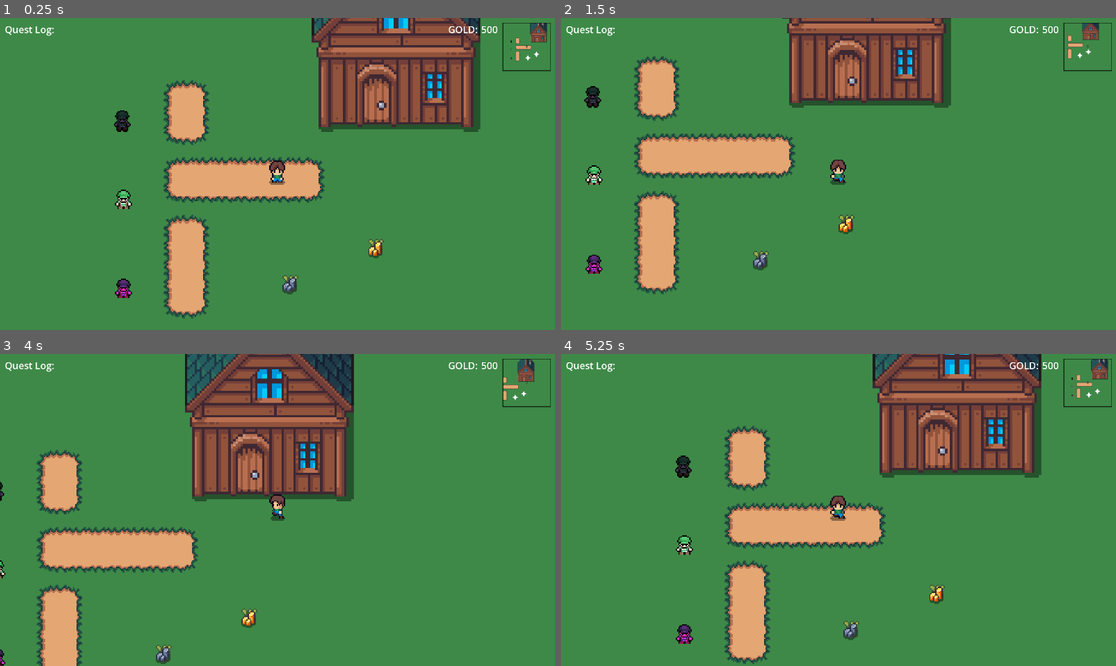
Above: before the commit, frames 1-4 (two rows, left to right).
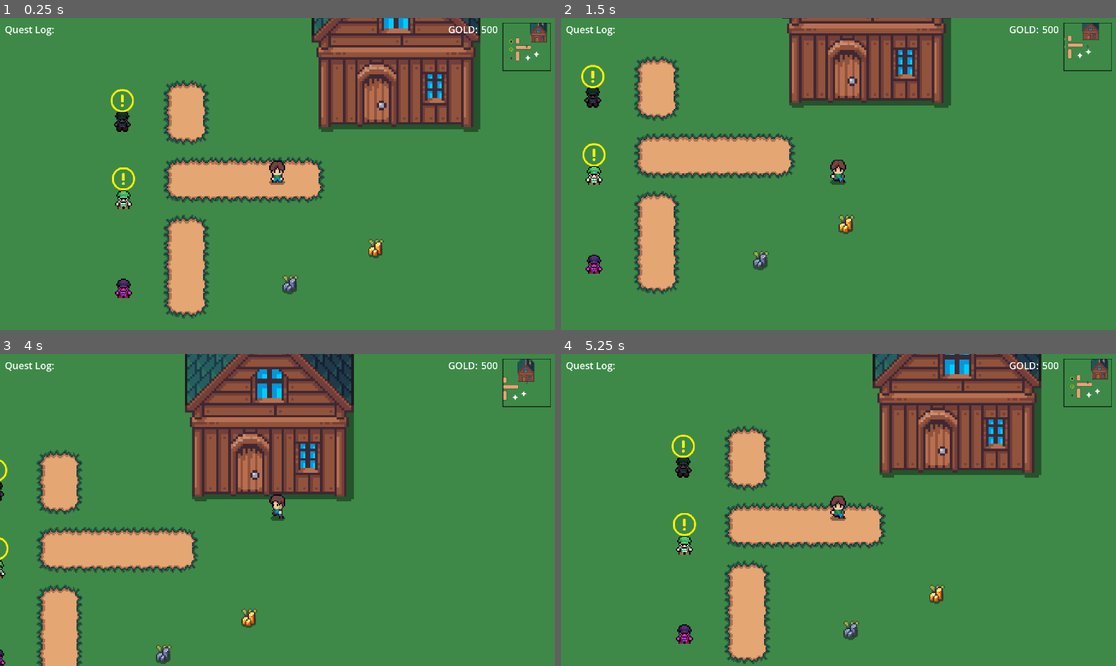
Above: after the commit, the same moments.

Repository: esasiela/hc-adventure-game
Game: Godot game, scene res://scenes/main.tscn
Two runs of this game, one before a commit and one after it. Both use one fixed random seed, a clock stepped at 60 frames per second and the inputs below.
Inputs (mouse positions are in pixels of both pictures, inside the frame that each line leads up to):
- Up to frame 1 (0.25 s): no input
- Up to frame 2 (1.5 s): tap Enter (ui_accept) at 0.5, 0.77 s; move the mouse to (960, 158) at 0.52 s; hold Right (right) 0.53-1.28 s; hold R (interact) 0.53-1.28 s; click (960, 158) at 0.67 s; move the mouse to (727, 189) at 1.27 s; hold Down (down) from 1.28 s (still down); tap R (interact) at 1.35 s
- Up to frame 3 (4 s): tap Enter (ui_accept) at 1.52, 3.02, 3.77 s; move the mouse to (333, 441) at 2.02 s; release Down (down) at 2.03 s; hold Right (right) 2.03-2.78 s; hold R (interact) 2.03-2.78 s; move the mouse to (249, 572) at 2.77 s; hold Up (ui_up) 2.78-3.53 s; tap R (interact) at 2.85 s; click (249, 572) at 2.92 s; move the mouse to (444, 556) at 3.52 s; hold Left (left) from 3.53 s (still down); hold R (interact) from 3.53 s (still down)
- Up to frame 4 (5.25 s): move the mouse to (672, 463) at 4.27 s; release R (interact) at 4.28 s; tap R (interact) at 4.35 s; tap Enter (ui_accept) at 4.52 s; move the mouse to (866, 510) at 5.02 s; release Left (left) at 5.03 s; hold Down (down) from 5.03 s (still down); hold R (interact) from 5.03 s (still down); click (866, 510) at 5.17 s

The runs differ from the first frame. In frame 1, 0.2% of the frame differs, in the area x 19-93%, y 6-56%; in frame 2, 0.2%, in the area x 3-91%, y 6-48%; in frame 3, less than 0.1%; in frame 4, 0.2%.

Commit message:
Add quest indicators to npc and minimap

Diff:
--- a/minimap/minimap.gd
+++ b/minimap/minimap.gd
@@ -10,6 +10,9 @@
 	# make the main camera NOT show layer 2 (which is reserved for mini-map icons)
 	get_tree().root.canvas_cull_mask &= ~(1 << 1)
 
+	# make the minimap camera NOT show layer 3 (reserved for world-only)
+	sub_viewport.canvas_cull_mask &= ~(1 << 2)
+
 
 func _process(_delta: float) -> void:
 	if ZoneManager.player:
--- a/npcs/grungie_grumble/grungie_grumble_npc.tscn
+++ b/npcs/grungie_grumble/grungie_grumble_npc.tscn
@@ -5,15 +5,12 @@
 [ext_resource type="Resource" uid="uid://f5ne2vavispm" path="res://quests/gather_copper_pre2/gather_copper_pre2.tres" id="3_3xvuf"]
 [ext_resource type="Script" uid="uid://klkf740dgoy6" path="res://quests/quest.gd" id="3_l0t2v"]
 [ext_resource type="Texture2D" uid="uid://b4tn0o7rjfb5d" path="res://assets/images/isaiah658/Green-Cap-Character-16x18.png" id="4_nilrj"]
-[ext_resource type="Resource" uid="uid://b2lrsixkprher" path="res://quests/gather_stone/gather_stone_quest.tres" id="5_uqjjn"]
 
 [node name="GrungieGrumble" unique_id=1751764694 instance=ExtResource("1_s42fy")]
 id = "grungie_grumble"
 display_name = "Grungie"
-dialogue = null
 portrait = ExtResource("2_yvhrq")
-vendor_inventory = null
-quest_templates = Array[ExtResource("3_l0t2v")]([ExtResource("3_3xvuf"), ExtResource("5_uqjjn")])
+quest_templates = Array[ExtResource("3_l0t2v")]([ExtResource("3_3xvuf")])
 
 [node name="Sprite2D" type="Sprite2D" parent="." index="3" unique_id=1136388758]
 modulate = Color(1, 0.22352941, 1, 1)
--- a/npcs/npc.tscn
+++ b/npcs/npc.tscn
@@ -2,23 +2,42 @@
 
 [ext_resource type="PackedScene" uid="uid://ugu74liv03kx" path="res://scenes/interactable.tscn" id="1_mea8m"]
 [ext_resource type="Script" uid="uid://dd7cstgoted7" path="res://scripts/npc.gd" id="2_atlxo"]
-[ext_resource type="Resource" uid="uid://dmmfjgihqcro2" path="res://npcs/villager_one/villager_one_dialogue.tres" id="3_p37wn"]
+[ext_resource type="Script" uid="uid://klkf740dgoy6" path="res://quests/quest.gd" id="3_mea8m"]
 [ext_resource type="Texture2D" uid="uid://dkqprriovne61" path="res://assets/images/items/shikashi/tile003.png" id="4_65ghs"]
+[ext_resource type="Texture2D" uid="uid://csqwulwllf7gj" path="res://assets/images/minimap/kenney_simpleSpace/icon_exclamationLarge.png" id="5_atlxo"]
 
 [sub_resource type="CircleShape2D" id="CircleShape2D_p1a37"]
 
 [node name="NPC" unique_id=1751764694 instance=ExtResource("1_mea8m")]
 script = ExtResource("2_atlxo")
-display_name = "Villager"
-dialogue = ExtResource("3_p37wn")
+id = ""
+display_name = ""
+dialogue = null
 portrait = null
+vendor_inventory = null
+quest_templates = Array[ExtResource("3_mea8m")]([])
 
-[node name="InteractIndicator" type="Sprite2D" parent="." index="1" unique_id=1385889537]
+[node name="HitBox" type="StaticBody2D" parent="." index="1" unique_id=1243924056]
+
+[node name="CollisionShape2D" type="CollisionShape2D" parent="HitBox" index="0" unique_id=1140847653]
+shape = SubResource("CircleShape2D_p1a37")
+
+[node name="InteractIndicator" type="Sprite2D" parent="." index="2" unique_id=1385889537]
 position = Vector2(1, -17.000002)
 scale = Vector2(0.625, 0.56249994)
 texture = ExtResource("4_65ghs")
 
-[node name="HitBox" type="StaticBody2D" parent="." index="2" unique_id=1243924056]
+[node name="QuestWorldIndicator" type="Sprite2D" parent="." index="3" unique_id=1059357997]
+visible = false
+modulate = Color(0.9843137, 0.9490196, 0, 1)
+visibility_layer = 4
+position = Vector2(0, -17)
+scale = Vector2(0.4, 0.4)
+texture = ExtResource("5_atlxo")
 
-[node name="CollisionShape2D" type="CollisionShape2D" parent="HitBox" index="0" unique_id=1140847653]
-shape = SubResource("CircleShape2D_p1a37")
+[node name="QuestMinimapIndicator" type="Sprite2D" parent="." index="4" unique_id=1853962406]
+modulate = Color(0.9843137, 0.9490196, 0, 1)
+visibility_layer = 2
+position = Vector2(0, -1.9073486e-06)
+scale = Vector2(0.6, 0.6)
+texture = ExtResource("5_atlxo")
--- a/scripts/npc.gd
+++ b/scripts/npc.gd
@@ -12,7 +12,7 @@
 
 
 @export var id: String = ""
-@export var display_name: String = "Villager"
+@export var display_name: String = ""
 @export var dialogue: Dialogue
 @export var portrait: Texture2D
 @export var vendor_inventory: VendorInventory
@@ -21,10 +21,22 @@
 var focused_quest_idx: int = -1
 
 @onready var interact_indicator: Sprite2D = $InteractIndicator
+@onready var quest_world_indicator: Sprite2D = $QuestWorldIndicator
+@onready var quest_minimap_indicator: Sprite2D = $QuestMinimapIndicator
+
 
 func _ready() -> void:
 	super()
 	interact_indicator.visible = false
+	quest_world_indicator.visible = _needs_quest_indicator()
+	quest_minimap_indicator.visible = _needs_quest_indicator(true)
+	QuestLog.quest_turned_in.connect(_on_quest_turned_in)
+
+
+func _on_quest_turned_in(quest: Quest) -> void:
+	quest_world_indicator.visible = _needs_quest_indicator()
+	quest_minimap_indicator.visible = _needs_quest_indicator(true)
+
 
 func _on_interact_target_acquired() -> void:
 	if has_interaction():
@@ -58,6 +70,14 @@
 func _is_quest_interactable(quest: Quest) -> bool:
 	var quest_state := QuestLog.get_state(quest.id)
 	return quest_state != Quest.QuestState.NOT_STARTED or quest.are_preconditions_met()
+
+
+func _needs_quest_indicator(is_minimap: bool = false) -> bool:
+	for template_quest in quest_templates:
+		var quest_state = QuestLog.get_state(template_quest.id)
+		if quest_state == Quest.QuestState.ACTIVE or quest_state == Quest.QuestState.READY or (quest_state == Quest.QuestState.NOT_STARTED and template_quest.are_preconditions_met()):
+			return true
+	return false
 
 
 func talk_to(player: Player) -> void:
@@ -183,5 +203,7 @@
 
 func _on_dialogue_closed() -> void:
 	focused_quest_idx = -1
+
+
 	DialogueUI.choice_selected.disconnect(_on_dialogue_choice)
 	DialogueUI.closed.disconnect(_on_dialogue_closed)
